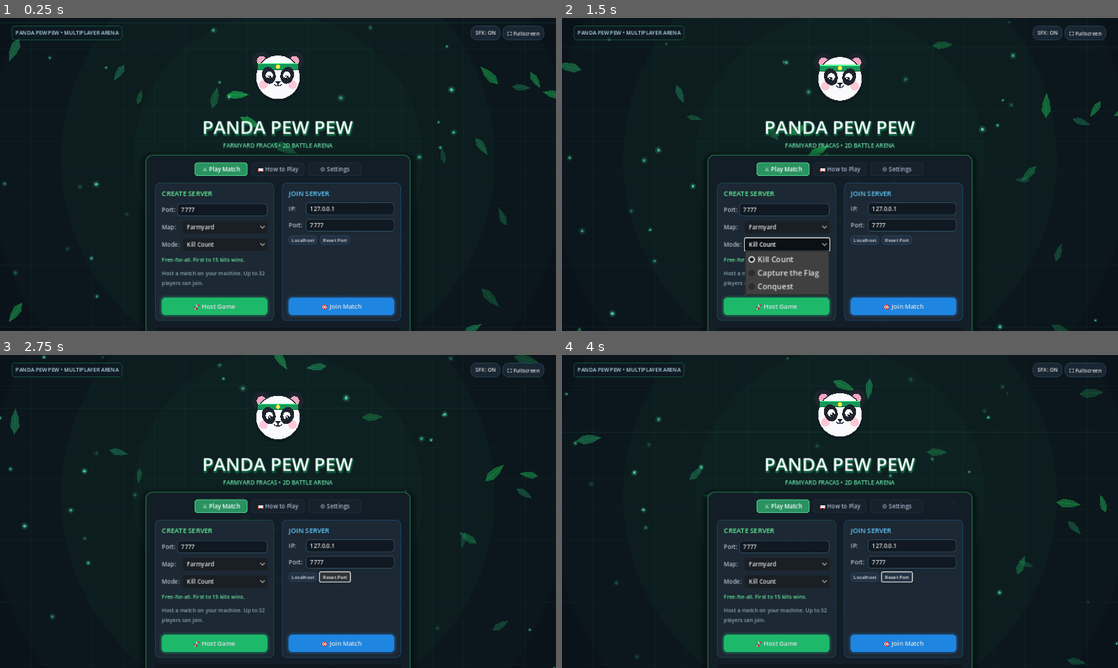
Above: before the commit, frames 1-4 (two rows, left to right).
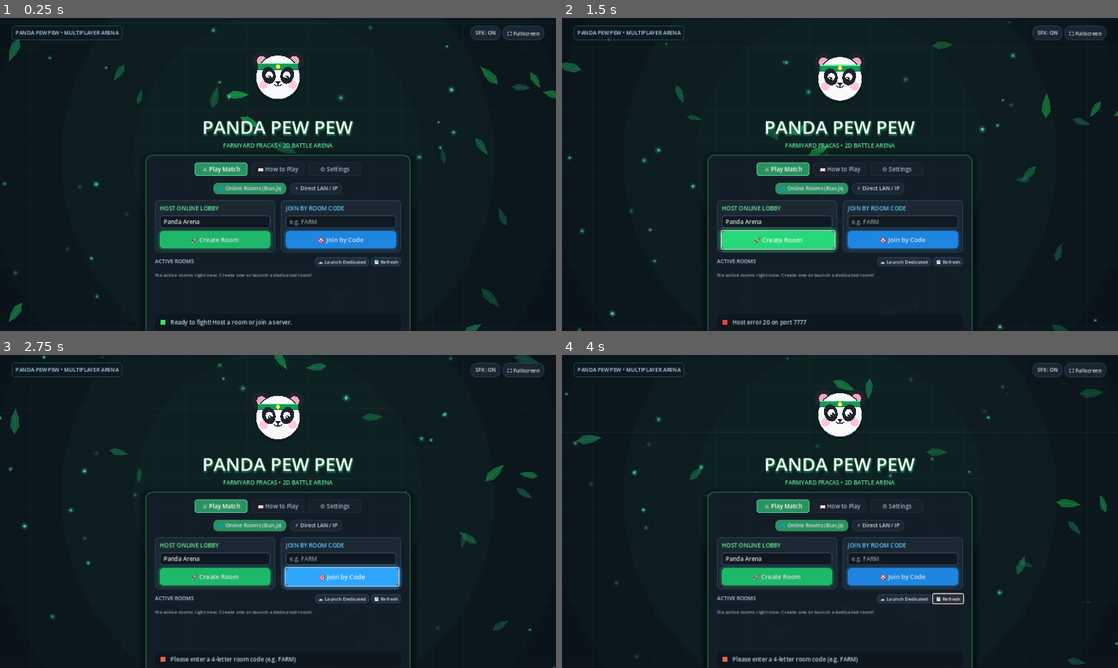
Above: after the commit, the same moments.

Repository: PandaTwoxx/PandaPewPew
Game: Godot game, scene res://scenes/main.tscn
The game is run twice, just before and just after one commit, with the same random seed, the same clock (stepped at 60 frames per second) and the same inputs.
Inputs (mouse positions are in pixels of both pictures, inside the frame that each line leads up to):
- Up to frame 1 (0.25 s): no input
- Up to frame 2 (1.5 s): click (778, 305) at 0.5 s, where only the run before the commit has a clickable "🚀 Host Game"; click (778, 240) at 1.25 s, where only the run after the commit has a clickable "🚀 Create Room"
- Up to frame 3 (2.75 s): click (339, 577) at 2 s, where only the run after the commit has a clickable "🎯 Join by Code"
- Up to frame 4 (4 s): click (906, 577) at 2.75 s, where only the run after the commit has a clickable "🎯 Join by Code"; click (945, 599) at 3.5 s, where only the run after the commit has a clickable "🔄 Refresh"

The runs differ from the first frame. In frame 1, 8.5% of the frame differs, in the area x 27-73%, y 52-99%; in frame 2, 10%; in frame 3, 8.7%; in frame 4, 8.6%.

Commit message:
Feature/improved home screen (#5)
* feat: redesign home screen with animated mascot, background fx, audio, and modern UI

* commity

---------

Co-authored-by: Yan <100032599+whykay-01@users.noreply.github.com>
Co-authored-by: Claude Sonnet 5.5 <noreply@anthropic.com>

Diff:
--- a/scripts/main.gd
+++ b/scripts/main.gd
@@ -25,6 +25,17 @@
 var _tab_guide: Control
 var _tab_settings: Control
 var _tab_buttons: Array[Button] = []
+
+# Bun backend controls
+var _bun_panel_rooms: Control
+var _bun_panel_direct: Control
+var _bun_submode_btn_rooms: Button
+var _bun_submode_btn_direct: Button
+var _bun_room_name_input: LineEdit
+var _bun_room_code_input: LineEdit
+var _bun_rooms_container: VBoxContainer
+var _bun_url_input: LineEdit
+var _bun_backend_status_label: Label
 
 var _connecting: bool = false
 var _connect_timer: float = 0.0
@@ -272,6 +283,174 @@
 
 
 func _build_play_tab(parent: Control) -> void:
+	var submode_bar := HBoxContainer.new()
+	submode_bar.alignment = BoxContainer.ALIGNMENT_CENTER
+	submode_bar.add_theme_constant_override("separation", 8)
+	parent.add_child(submode_bar)
+
+	_bun_submode_btn_rooms = _create_pill_button("🌐 Online Rooms (Bun.js)")
+	_bun_submode_btn_direct = _create_pill_button("⚡ Direct LAN / IP")
+	submode_bar.add_child(_bun_submode_btn_rooms)
+	submode_bar.add_child(_bun_submode_btn_direct)
+
+	_bun_submode_btn_rooms.pressed.connect(func(): _switch_play_submode(0))
+	_bun_submode_btn_direct.pressed.connect(func(): _switch_play_submode(1))
+
+	# Container for the two submode panels
+	var submode_stack := MarginContainer.new()
+	submode_stack.size_flags_vertical = Control.SIZE_EXPAND_FILL
+	parent.add_child(submode_stack)
+
+	# --- SUBMODE 0: BUN.JS ONLINE LOBBIES ---
+	_bun_panel_rooms = VBoxContainer.new()
+	_bun_panel_rooms.add_theme_constant_override("separation", 10)
+	submode_stack.add_child(_bun_panel_rooms)
+	_build_bun_rooms_panel(_bun_panel_rooms)
+
+	# --- SUBMODE 1: DIRECT IP / LAN ---
+	_bun_panel_direct = VBoxContainer.new()
+	_bun_panel_direct.visible = false
+	_bun_panel_direct.add_theme_constant_override("separation", 10)
+	submode_stack.add_child(_bun_panel_direct)
+	_build_direct_panel(_bun_panel_direct)
+
+	_switch_play_submode(0)
+
+
+func _switch_play_submode(mode: int) -> void:
+	_audio.play_click()
+	_bun_panel_rooms.visible = (mode == 0)
+	_bun_panel_direct.visible = (mode == 1)
+
+	var active_style := StyleBoxFlat.new()
+	active_style.bg_color = Color(0.18, 0.65, 0.42, 0.85)
+	active_style.set_corner_radius_all(10)
+	active_style.content_margin_left = 10
+	active_style.content_margin_right = 10
+	active_style.content_margin_top = 3
+	active_style.content_margin_bottom = 3
+
+	var inactive_style := StyleBoxFlat.new()
+	inactive_style.bg_color = Color(0.12, 0.18, 0.24, 0.6)
+	inactive_style.border_color = Color(0.25, 0.4, 0.5, 0.4)
+	inactive_style.set_border_width_all(1)
+	inactive_style.set_corner_radius_all(10)
+	inactive_style.content_margin_left = 10
+	inactive_style.content_margin_right = 10
+	inactive_style.content_margin_top = 3
+	inactive_style.content_margin_bottom = 3
+
+	if mode == 0:
+		_bun_submode_btn_rooms.add_theme_stylebox_override("normal", active_style)
+		_bun_submode_btn_direct.add_theme_stylebox_override("normal", inactive_style)
+		_refresh_bun_rooms()
+	else:
+		_bun_submode_btn_rooms.add_theme_stylebox_override("normal", inactive_style)
+		_bun_submode_btn_direct.add_theme_stylebox_override("normal", active_style)
+
+
+func _build_bun_rooms_panel(parent: Control) -> void:
+	var top_grid := HBoxContainer.new()
+	top_grid.add_theme_constant_override("separation", 12)
+	parent.add_child(top_grid)
+
+	# 1. Create Room Card
+	var create_panel := PanelContainer.new()
+	create_panel.size_flags_horizontal = Control.SIZE_EXPAND_FILL
+	var c_style := StyleBoxFlat.new()
+	c_style.bg_color = Color(0.12, 0.17, 0.22, 0.75)
+	c_style.set_corner_radius_all(8)
+	c_style.border_color = Color(0.15, 0.6, 0.35, 0.35)
+	c_style.set_border_width_all(1)
+	c_style.content_margin_left = 10
+	c_style.content_margin_right = 10
+	c_style.content_margin_top = 8
+	c_style.content_margin_bottom = 8
+	create_panel.add_theme_stylebox_override("panel", c_style)
+	top_grid.add_child(create_panel)
+
+	var c_vbox := VBoxContainer.new()
+	c_vbox.add_theme_constant_override("separation", 6)
+	create_panel.add_child(c_vbox)
+
+	var c_title := Label.new()
+	c_title.text = "HOST ONLINE LOBBY"
+	c_title.add_theme_font_size_override("font_size", 12)
+	c_title.add_theme_color_override("font_color", Color(0.4, 0.95, 0.6))
+	c_vbox.add_child(c_title)
+
+	_bun_room_name_input = _create_line_edit("Panda Arena", "Room Name")
+	c_vbox.add_child(_bun_room_name_input)
+
+	var create_btn := _create_action_button("🚀 Create Room", Color(0.12, 0.72, 0.42), Color(0.15, 0.85, 0.48))
+	create_btn.pressed.connect(_on_bun_create)
+	c_vbox.add_child(create_btn)
+
+	# 2. Join by Code Card
+	var join_panel := PanelContainer.new()
+	join_panel.size_flags_horizontal = Control.SIZE_EXPAND_FILL
+	var j_style := StyleBoxFlat.new()
+	j_style.bg_color = Color(0.12, 0.17, 0.22, 0.75)
+	j_style.set_corner_radius_all(8)
+	j_style.border_color = Color(0.15, 0.55, 0.85, 0.35)
+	j_style.set_border_width_all(1)
+	j_style.content_margin_left = 10
+	j_style.content_margin_right = 10
+	j_style.content_margin_top = 8
+	j_style.content_margin_bottom = 8
+	join_panel.add_theme_stylebox_override("panel", j_style)
+	top_grid.add_child(join_panel)
+
+	var j_vbox := VBoxContainer.new()
+	j_vbox.add_theme_constant_override("separation", 6)
+	join_panel.add_child(j_vbox)
+
+	var j_title := Label.new()
+	j_title.text = "JOIN BY ROOM CODE"
+	j_title.add_theme_font_size_override("font_size", 12)
+	j_title.add_theme_color_override("font_color", Color(0.38, 0.8, 1.0))
+	j_vbox.add_child(j_title)
+
+	_bun_room_code_input = _create_line_edit("", "e.g. FARM")
+	_bun_room_code_input.max_length = 6
+	_bun_room_code_input.text_submitted.connect(func(_t): _on_bun_join_code())
+	j_vbox.add_child(_bun_room_code_input)
+
+	var join_code_btn := _create_action_button("🎯 Join by Code", Color(0.12, 0.52, 0.88), Color(0.18, 0.65, 1.0))
+	join_code_btn.pressed.connect(_on_bun_join_code)
+	j_vbox.add_child(join_code_btn)
+
+	# 3. Active Lobbies Browser List
+	var list_header := HBoxContainer.new()
+	parent.add_child(list_header)
+
+	var list_title := Label.new()
+	list_title.text = "ACTIVE ROOMS"
+	list_title.add_theme_font_size_override("font_size", 11)
+	list_title.add_theme_color_override("font_color", Color(0.7, 0.8, 0.9))
+	list_title.size_flags_horizontal = Control.SIZE_EXPAND_FILL
+	list_header.add_child(list_title)
+
+	var dedicated_btn := _create_mini_pill("☁️ Launch Dedicated")
+	dedicated_btn.pressed.connect(_on_bun_spawn_dedicated)
+	list_header.add_child(dedicated_btn)
+
+	var refresh_btn := _create_mini_pill("🔄 Refresh")
+	refresh_btn.pressed.connect(_refresh_bun_rooms)
+	list_header.add_child(refresh_btn)
+
+	var scroll := ScrollContainer.new()
+	scroll.custom_minimum_size = Vector2(0, 75)
+	scroll.size_flags_vertical = Control.SIZE_EXPAND_FILL
+	parent.add_child(scroll)
+
+	_bun_rooms_container = VBoxContainer.new()
+	_bun_rooms_container.size_flags_horizontal = Control.SIZE_EXPAND_FILL
+	_bun_rooms_container.add_theme_constant_override("separation", 4)
+	scroll.add_child(_bun_rooms_container)
+
+
+func _build_direct_panel(parent: Control) -> void:
 	var grid := HBoxContainer.new()
 	grid.add_theme_constant_override("separation", 16)
 	parent.add_child(grid)
@@ -292,12 +471,12 @@
 	grid.add_child(host_panel)
 
 	var host_vbox := VBoxContainer.new()
-	host_vbox.add_theme_constant_override("separation", 10)
+	host_vbox.add_theme_constant_override("separation", 8)
 	host_panel.add_child(host_vbox)
 
 	var host_title := Label.new()
-	host_title.text = "CREATE SERVER"
-	host_title.add_theme_font_size_override("font_size", 14)
+	host_title.text = "HOST DIRECT (LAN/PORT)"
+	host_title.add_theme_font_size_override("font_size", 13)
 	host_title.add_theme_color_override("font_color", Color(0.4, 0.95, 0.6))
 	host_vbox.add_child(host_title)
 
@@ -331,7 +510,7 @@
 	_update_mode_desc()
 
 	var host_desc := Label.new()
-	host_desc.text = "Host a match on your machine. Up to 32 players can join."
+	host_desc.text = "Host a direct game on your LAN or forwarded port."
 	host_desc.autowrap_mode = TextServer.AUTOWRAP_WORD_SMART
 	host_desc.add_theme_font_size_override("font_size", 11)
 	host_desc.add_theme_color_override("font_color", Color(0.55, 0.65, 0.7))
@@ -341,7 +520,7 @@
 	host_spacer.size_flags_vertical = Control.SIZE_EXPAND_FILL
 	host_vbox.add_child(host_spacer)
 
-	_host_btn = _create_action_button("🚀 Host Game", Color(0.12, 0.72, 0.42), Color(0.15, 0.85, 0.48))
+	_host_btn = _create_action_button("🚀 Host LAN", Color(0.12, 0.72, 0.42), Color(0.15, 0.85, 0.48))
 	_host_btn.pressed.connect(_on_host)
 	host_vbox.add_child(_host_btn)
 
@@ -365,8 +544,8 @@
 	join_panel.add_child(join_vbox)
 
 	var join_title := Label.new()
-	join_title.text = "JOIN SERVER"
-	join_title.add_theme_font_size_override("font_size", 14)
+	join_title.text = "JOIN VIA IP & PORT"
+	join_title.add_theme_font_size_override("font_size", 13)
 	join_title.add_theme_color_override("font_color", Color(0.38, 0.8, 1.0))
 	join_vbox.add_child(join_title)
 
@@ -419,7 +598,7 @@
 	join_spacer.size_flags_vertical = Control.SIZE_EXPAND_FILL
 	join_vbox.add_child(join_spacer)
 
-	_join_btn = _create_action_button("🎯 Join Match", Color(0.12, 0.52, 0.88), Color(0.18, 0.65, 1.0))
+	_join_btn = _create_action_button("🎯 Join Direct", Color(0.12, 0.52, 0.88), Color(0.18, 0.65, 1.0))
 	_join_btn.pressed.connect(_on_join)
 	join_vbox.add_child(_join_btn)
 
@@ -442,6 +621,12 @@
 	_mode_desc.text = ModeDefs.MODES[ModeDefs.ORDER[_mode_select.selected]].desc
 
 
+## Host-side choice; clients learn it from the server when they join.
+func _apply_game_choice() -> void:
+	Net.map_id = MapDefs.ORDER[_map_select.selected]
+	Net.mode_id = ModeDefs.ORDER[_mode_select.selected]
+
+
 func _build_guide_tab(parent: Control) -> void:
 	var rows := [
 		{"keys": "W / A / S / D  (or Arrow Keys)", "action": "Move your Panda across the bamboo arena"},
@@ -493,6 +678,53 @@
 	desc.add_theme_font_size_override("font_size", 13)
 	desc.add_theme_color_override("font_color", Color(0.8, 0.9, 0.95))
 	parent.add_child(desc)
+
+	# Bun Backend configuration block
+	var bun_box := PanelContainer.new()
+	var b_style := StyleBoxFlat.new()
+	b_style.bg_color = Color(0.06, 0.1, 0.14, 0.85)
+	b_style.border_color = Color(0.2, 0.7, 0.45, 0.4)
+	b_style.set_border_width_all(1)
+	b_style.set_corner_radius_all(8)
+	b_style.content_margin_left = 12
+	b_style.content_margin_right = 12
+	b_style.content_margin_top = 8
+	b_style.content_margin_bottom = 8
+	bun_box.add_theme_stylebox_override("panel", b_style)
+	parent.add_child(bun_box)
+
+	var b_vbox := VBoxContainer.new()
+	b_vbox.add_theme_constant_override("separation", 6)
+	bun_box.add_child(b_vbox)
+
+	var b_title := Label.new()
+	b_title.text = "Bun.js Multiplayer Backend URL:"
+	b_title.add_theme_font_size_override("font_size", 11)
+	b_title.add_theme_color_override("font_color", Color(0.4, 0.95, 0.6))
+	b_vbox.add_child(b_title)
+
+	var b_hbox := HBoxContainer.new()
+	b_hbox.add_theme_constant_override("separation", 8)
+	b_vbox.add_child(b_hbox)
+
+	_bun_url_input = _create_line_edit(Net.bun_url, "http://localhost:3000")
+	_bun_url_input.text_changed.connect(func(new_url: String):
+		Net.set_bun_url(new_url)
+		_save_settings()
+	)
+	b_hbox.add_child(_bun_url_input)
+
+	var test_btn := Button.new()
+	test_btn.text = "Test Connection"
+	test_btn.add_theme_font_size_override("font_size", 11)
+	test_btn.pressed.connect(_test_bun_connection)
+	b_hbox.add_child(test_btn)
+
+	_bun_backend_status_label = Label.new()
+	_bun_backend_status_label.text = "Status: Not tested yet"
+	_bun_backend_status_label.add_theme_font_size_override("font_size", 10)
+	_bun_backend_status_label.add_theme_color_override("font_color", Color(0.7, 0.8, 0.85))
+	b_vbox.add_child(_bun_backend_status_label)
 
 	# Dedicated server helper block
 	var dedicated_box := PanelContainer.new()
@@ -541,7 +773,7 @@
 
 	# Engine info
 	var info_lbl := Label.new()
-	info_lbl.text = "Engine: Godot 4.3+ • ENet Synchronizer & Replication • Authoritative Server"
+	info_lbl.text = "Engine: Godot 4.3+ • Bun.js Backend & ENet Synchronizer • Authoritative Server"
 	info_lbl.add_theme_font_size_override("font_size", 10)
 	info_lbl.add_theme_color_override("font_color", Color(0.5, 0.6, 0.65))
 	parent.add_child(info_lbl)
@@ -736,8 +968,7 @@
 func _on_host() -> void:
 	_audio.play_click()
 	var port := _host_port_value()
-	Net.map_id = MapDefs.ORDER[_map_select.selected]
-	Net.mode_id = ModeDefs.ORDER[_mode_select.selected]
+	_apply_game_choice()
 	var err := Net.host(port)
 	if err != OK:
 		_set_status("Host failed (error %d). Port %d may already be in use." % [err, port], Color(0.95, 0.25, 0.25))
@@ -813,12 +1044,187 @@
 	_status_dot.color = col
 
 
+# --- BUN.JS BACKEND ACTIONS ---
+
+func _on_bun_create() -> void:
+	_audio.play_click()
+	var r_name := _bun_room_name_input.text.strip_edges()
+	if r_name.is_empty():
+		r_name = "Panda Arena"
+
+	_set_status("Registering room on Bun.js backend...", Color(0.95, 0.8, 0.2))
+	var port := Net.DEFAULT_PORT
+	_apply_game_choice()
+	var host_err := Net.host(port)
+	if host_err != OK:
+		_set_status("Host error %d on port %d" % [host_err, port], Color(0.95, 0.25, 0.25))
+		_audio.play_alert()
+		return
+
+	var room: Dictionary = await Net.create_bun_room(r_name, port, "HostPanda")
+	if room.is_empty():
+		_set_status("Local lobby started, but Bun backend registration failed.", Color(0.95, 0.6, 0.2))
+	else:
+		_set_status("Room [%s] active on Bun backend! Loading match..." % room.get("code", "OK"), Color(0.2, 0.9, 0.4))
+
+	_save_settings()
+	get_tree().change_scene_to_file(Net.GAME_SCENE)
+
+
+func _on_bun_join_code() -> void:
+	_audio.play_click()
+	var code := _bun_room_code_input.text.strip_edges().to_upper()
+	if code.is_empty():
+		_set_status("Please enter a 4-letter room code (e.g. FARM)", Color(0.95, 0.4, 0.25))
+		_audio.play_alert()
+		return
+
+	_set_status("Looking up room [%s] on Bun backend..." % code, Color(0.95, 0.8, 0.2))
+	var room: Dictionary = await Net.join_bun_room(code)
+	if room.is_empty():
+		_set_status("Room [%s] not found on Bun backend." % code, Color(0.95, 0.3, 0.3))
+		_audio.play_alert()
+		return
+
+	var host_addr: String = room.get("hostAddress", "127.0.0.1")
+	var host_port: int = room.get("port", Net.DEFAULT_PORT)
+	_set_status("Found room [%s] at %s:%d! Connecting..." % [code, host_addr, host_port], Color(0.2, 0.8, 0.5))
+
+	_connecting = true
+	_connect_timer = 0.0
+	_cancel_btn.visible = true
+
+	var err := Net.join(host_addr, host_port)
+	if err != OK:
+		_connecting = false
+		_cancel_btn.visible = false
+		_set_status("Could not connect to room [%s] at %s:%d" % [code, host_addr, host_port], Color(0.95, 0.25, 0.25))
+		_audio.play_alert()
+
+
+func _on_bun_spawn_dedicated() -> void:
+	_audio.play_click()
+	_set_status("Spawning dedicated headless server via Bun backend...", Color(0.95, 0.8, 0.2))
+	var room: Dictionary = await Net.spawn_dedicated_bun_room("Dedicated Arena")
+	if room.is_empty():
+		_set_status("Could not spawn dedicated server. Is Bun backend running?", Color(0.95, 0.3, 0.3))
+		_audio.play_alert()
+		return
+
+	var code: String = room.get("code", "")
+	var host_addr: String = room.get("hostAddress", "127.0.0.1")
+	var host_port: int = room.get("port", 7800)
+	_set_status("Dedicated room [%s] spawned on port %d! Connecting..." % [code, host_port], Color(0.2, 0.9, 0.4))
+
+	_connecting = true
+	_connect_timer = 0.0
+	_cancel_btn.visible = true
+
+	var err := Net.join(host_addr, host_port)
+	if err != OK:
+		_connecting = false
+		_cancel_btn.visible = false
+		_set_status("Could not connect to dedicated room %d" % err, Color(0.95, 0.25, 0.25))
+		_audio.play_alert()
+
+
+func _refresh_bun_rooms() -> void:
+	if not _bun_rooms_container:
+		return
+
+	# Clear existing children
+	for child in _bun_rooms_container.get_children():
+		child.queue_free()
+
+	var loading_lbl := Label.new()
+	loading_lbl.text = "Fetching live lobbies from Bun backend..."
+	loading_lbl.add_theme_font_size_override("font_size", 10)
+	loading_lbl.add_theme_color_override("font_color", Color(0.6, 0.75, 0.85))
+	_bun_rooms_container.add_child(loading_lbl)
+
+	var rooms: Array = await Net.fetch_bun_rooms()
+
+	# Re-clear after await
+	for child in _bun_rooms_container.get_children():
+		child.queue_free()
+
+	if rooms.is_empty():
+		var empty_lbl := Label.new()
+		empty_lbl.text = "No active rooms right now. Create one or launch a dedicated room!"
+		empty_lbl.add_theme_font_size_override("font_size", 10)
+		empty_lbl.add_theme_color_override("font_color", Color(0.55, 0.65, 0.7))
+		_bun_rooms_container.add_child(empty_lbl)
+		return
+
+	for r in rooms:
+		if not r is Dictionary:
+			continue
+		var room_dict: Dictionary = r
+		var row := HBoxContainer.new()
+		row.add_theme_constant_override("separation", 8)
+
+		var code_badge := _create_badge(room_dict.get("code", "----"), Color(0.2, 0.85, 0.5, 0.4))
+		code_badge.custom_minimum_size = Vector2(50, 20)
+		row.add_child(code_badge)
+
+		var name_lbl := Label.new()
+		name_lbl.text = room_dict.get("name", "Arena")
+		name_lbl.add_theme_font_size_override("font_size", 11)
+		name_lbl.add_theme_color_override("font_color", Color(0.9, 0.95, 1.0))
+		name_lbl.size_flags_horizontal = Control.SIZE_EXPAND_FILL
+		row.add_child(name_lbl)
+
+		var count_pill := _create_mini_pill("%d/%d" % [room_dict.get("playerCount", 1), room_dict.get("maxPlayers", 32)])
+		row.add_child(count_pill)
+
+		if room_dict.get("isDedicated", false):
+			var ded_badge := _create_badge("Dedicated", Color(0.3, 0.6, 0.9, 0.4))
+			row.add_child(ded_badge)
+
+		var join_room_btn := Button.new()
+		join_room_btn.text = "Join"
+		join_room_btn.add_theme_font_size_override("font_size", 10)
+		var h_addr: String = room_dict.get("hostAddress", "127.0.0.1")
+		var h_port: int = room_dict.get("port", Net.DEFAULT_PORT)
+		join_room_btn.pressed.connect(func():
+			_audio.play_click()
+			_connecting = true
+			_connect_timer = 0.0
+			_cancel_btn.visible = true
+			_set_status("Joining [%s] at %s:%d..." % [room_dict.get("code", ""), h_addr, h_port], Color(0.95, 0.8, 0.2))
+			Net.join(h_addr, h_port)
+		)
+		row.add_child(join_room_btn)
+
+		_bun_rooms_container.add_child(row)
+
+
+func _test_bun_connection() -> void:
+	_audio.play_click()
+	if _bun_url_input:
+		Net.set_bun_url(_bun_url_input.text)
+	_bun_backend_status_label.text = "Pinging Bun backend..."
+	_bun_backend_status_label.add_theme_color_override("font_color", Color(0.9, 0.8, 0.2))
+
+	var health: Dictionary = await Net.fetch_bun_health()
+	if health.get("status", "") == "ok":
+		_bun_backend_status_label.text = "🟢 Connected! Active rooms: %d • Total players: %d" % [
+			health.get("roomsCount", 0),
+			health.get("totalPlayers", 0)
+		]
+		_bun_backend_status_label.add_theme_color_override("font_color", Color(0.3, 0.9, 0.5))
+	else:
+		_bun_backend_status_label.text = "🔴 Could not connect to Bun backend at %s" % Net.bun_url
+		_bun_backend_status_label.add_theme_color_override("font_color", Color(0.95, 0.3, 0.3))
+
+
 # --- SETTINGS PERSISTENCE ---
 func _save_settings() -> void:
 	var cfg := ConfigFile.new()
 	cfg.set_value("network", "address", _address_input.text.strip_edges())
 	cfg.set_value("network", "join_port", _port_input.text.strip_edges())
 	cfg.set_value("network", "host_port", _host_port_input.text.strip_edges())
+	cfg.set_value("network", "bun_url", Net.bun_url)
 	cfg.set_value("game", "map", MapDefs.ORDER[_map_select.selected])
 	cfg.set_value("game", "mode", ModeDefs.ORDER[_mode_select.selected])
 	var audio_class = load("res://scripts/menu_audio.gd")
@@ -835,6 +1241,11 @@
 			_port_input.text = cfg.get_value("network", "join_port")
 		if cfg.has_section_key("network", "host_port"):
 			_host_port_input.text = cfg.get_value("network", "host_port")
+		if cfg.has_section_key("network", "bun_url"):
+			var u: String = cfg.get_value("network", "bun_url")
+			Net.set_bun_url(u)
+			if _bun_url_input:
+				_bun_url_input.text = u
 		_map_select.selected = maxi(MapDefs.ORDER.find(cfg.get_value("game", "map", "")), 0)
 		_mode_select.selected = maxi(ModeDefs.ORDER.find(cfg.get_value("game", "mode", "")), 0)
 		_update_mode_desc()
--- a/scripts/net.gd
+++ b/scripts/net.gd
@@ -1,11 +1,13 @@
 extends Node
-## Networking autoload: owns the ENet peer and registers input actions.
+## Networking autoload: owns the ENet peer, registers input actions,
+## and communicates with the Bun.js multiplayer backend for room matchmaking.
 ## Dedicated server: godot --headless -- --server [--port=7777] [--map=farm] [--mode=kills]
 
 const DEFAULT_PORT := 7777
 const MAX_CLIENTS := 32
 const GAME_SCENE := "res://scenes/game.tscn"
 const MENU_SCENE := "res://scenes/main.tscn"
+const DEFAULT_BUN_URL := "http://localhost:3000"
 const MapDefs := preload("res://scripts/map_defs.gd")
 const ModeDefs := preload("res://scripts/mode_defs.gd")
 
@@ -13,6 +15,9 @@
 ## Chosen by whoever hosts; clients are told by the server when they join.
 var map_id: String = MapDefs.ORDER[0]
 var mode_id: String = ModeDefs.ORDER[0]
+var bun_url: String = DEFAULT_BUN_URL
+var current_room_code: String = ""
+var _heartbeat_timer: Timer
 
 
 func _ready() -> void:
@@ -34,6 +39,10 @@
 		else:
 			push_error("Could not start server on port %d" % port)
 			get_tree().quit(1)
+
+
+func set_bun_url(url: String) -> void:
+	bun_url = url.strip_edges().trim_suffix("/")
 
 
 func _checked(value: String, valid: bool, fallback: String) -> String:
@@ -59,7 +68,108 @@
 
 
 func leave() -> void:
+	_stop_heartbeat()
+	current_room_code = ""
 	multiplayer.multiplayer_peer = null
+
+
+# --- BUN.JS BACKEND INTEGRATION ---
+
+func fetch_bun_health() -> Dictionary:
+	return await _http_get(bun_url + "/api/health")
+
+
+func fetch_bun_rooms() -> Array:
+	var res = await _http_get(bun_url + "/api/rooms")
+	if res.has("rooms") and res["rooms"] is Array:
+		return res["rooms"]
+	return []
+
+
+func create_bun_room(room_name: String, port: int, host_name: String = "Panda") -> Dictionary:
+	var payload := {
+		"name": room_name,
+		"hostName": host_name,
+		"port": port,
+	}
+	var res = await _http_post(bun_url + "/api/rooms", payload)
+	if res.get("success", false) and res.has("room"):
+		current_room_code = res["room"].get("code", "")
+		_start_heartbeat(current_room_code)
+		return res["room"]
+	return {}
+
+
+func join_bun_room(code: String) -> Dictionary:
+	var res = await _http_get(bun_url + "/api/rooms/" + code.to_upper().strip_edges())
+	if res.get("success", false) and res.has("room"):
+		current_room_code = res["room"].get("code", "")
+		return res["room"]
+	return {}
+
+
+func spawn_dedicated_bun_room(room_name: String = "") -> Dictionary:
+	var payload := {"name": room_name}
+	var res = await _http_post(bun_url + "/api/rooms/dedicated", payload)
+	if res.get("success", false) and res.has("room"):
+		return res["room"]
+	return {}
+
+
+func _http_get(url: String) -> Dictionary:
+	var http := HTTPRequest.new()
+	add_child(http)
+	var err := http.request(url, ["Accept: application/json"], HTTPClient.METHOD_GET)
+	if err != OK:
+		http.queue_free()
+		return {}
+	var result = await http.request_completed
+	http.queue_free()
+	if result[0] == HTTPRequest.RESULT_SUCCESS and result[1] >= 200 and result[1] < 300:
+		var json = JSON.parse_string(result[3].get_string_from_utf8())
+		if json is Dictionary:
+			return json
+	return {}
+
+
+func _http_post(url: String, data: Dictionary) -> Dictionary:
+	var http := HTTPRequest.new()
+	add_child(http)
+	var body := JSON.stringify(data)
+	var headers := ["Content-Type: application/json", "Accept: application/json"]
+	var err := http.request(url, headers, HTTPClient.METHOD_POST, body)
+	if err != OK:
+		http.queue_free()
+		return {}
+	var result = await http.request_completed
+	http.queue_free()
+	if result[0] == HTTPRequest.RESULT_SUCCESS and result[1] >= 200 and result[1] < 300:
+		var json = JSON.parse_string(result[3].get_string_from_utf8())
+		if json is Dictionary:
+			return json
+	return {}
+
+
+func _start_heartbeat(code: String) -> void:
+	_stop_heartbeat()
+	_heartbeat_timer = Timer.new()
+	_heartbeat_timer.wait_time = 15.0
+	_heartbeat_timer.autostart = true
+	_heartbeat_timer.timeout.connect(func():
+		if current_room_code != "":
+			var count := 1
+			if multiplayer.multiplayer_peer:
+				count = multiplayer.get_peers().size() + 1
+			_http_post(bun_url + "/api/rooms/" + current_room_code + "/heartbeat", {"playerCount": count})
+	)
+	add_child(_heartbeat_timer)
+
+
+func _stop_heartbeat() -> void:
+	if _heartbeat_timer and is_instance_valid(_heartbeat_timer):
+		_heartbeat_timer.stop()
+		_heartbeat_timer.queue_free()
+		_heartbeat_timer = null
 
 
 func _register_inputs() -> void:
Not shown, added: server/package.json
Not shown, added: server/tsconfig.json
Not shown, added: server/src/rooms.ts
Not shown, added: server/src/server.ts
Not shown, added: server/src/types.ts
